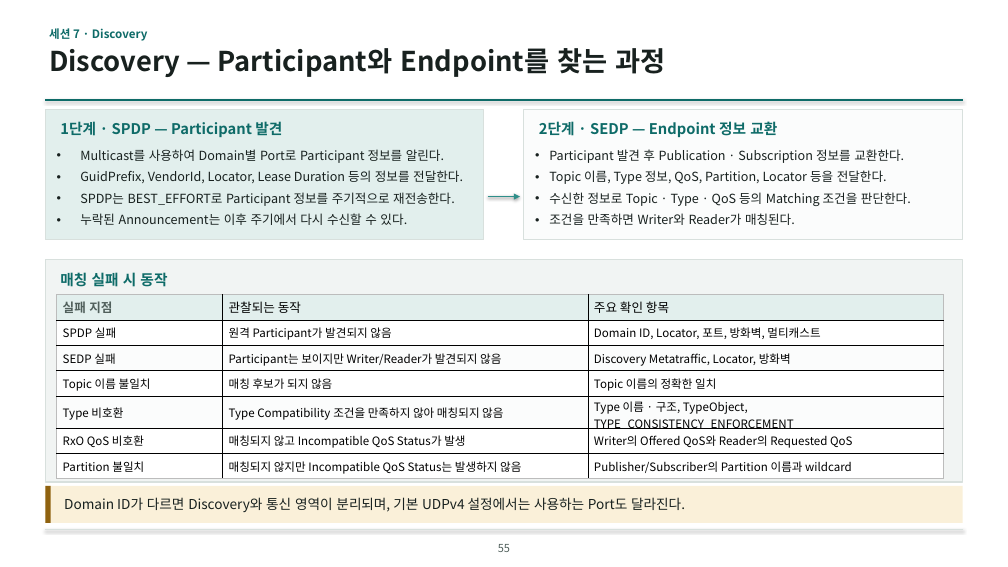
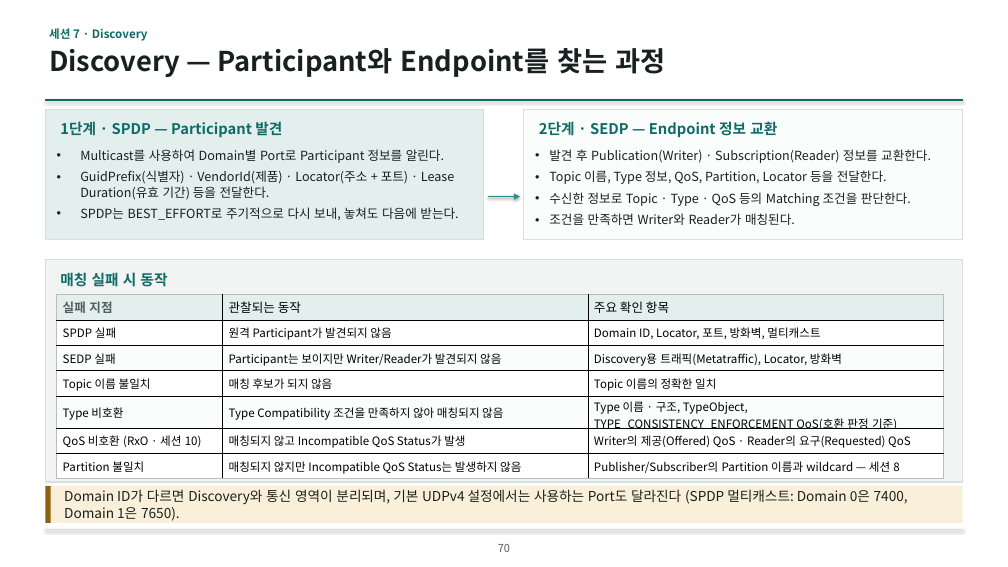
Before and after one commit to IntellectusCorp/int2DDS-lecture, a slide deck: slide 70 of int2dds-lecture-for-beginner.pptx (slide 55 before the commit). Drawn at 1008x567 pixels with LibreOffice and Linux fonts; fonts in the diff are those of the drawing; background and template pictures are left out. Boxes give left, top, right and bottom in pixels: in the first picture for what was removed or moved away, otherwise in the second. Text is boxed around its words. In the diff, an @@ line names an element or a change of style, - is before the commit and + after.

```diff
--- a/int2dds-lecture-for-beginner.pptx
+++ b/int2dds-lecture-for-beginner.pptx
@@ text at (549, 149, 931, 163): text changed @@
-• Participant 발견 후 Publication · Subscription 정보를 교환한다.
+• 발견 후 Publication(Writer) · Subscription(Reader) 정보를 교환한다.
@@ text at (80, 170, 458, 220): text changed @@
-• GuidPrefix, VendorId, Locator, Lease Duration 등의 정보를 전달한다.
-• SPDP는 BEST_EFFORT로 Participant 정보를 주기적으로 재전송한다.
-• 누락된 Announcement는 이후 주기에서 다시 수신할 수 있다.
+• GuidPrefix(식별자) · VendorId(제품) · Locator(주소 + 포트) · Lease Duration(유효 기간) 등을 전달한다.
+• SPDP는 BEST_EFFORT로 주기적으로 다시 보내, 놓쳐도 다음에 받는다.
@@ table at (57, 295, 944, 479) @@
-row 3, column 3: Discovery Metatraffic, Locator, 방화벽
+row 3, column 3: Discovery용 트래픽(Metatraffic), Locator, 방화벽
-row 5, column 3: Type 이름 · 구조, TypeObject, TYPE_CONSISTENCY_ENFORCEMENT
+row 5, column 3: Type 이름 · 구조, TypeObject, TYPE_CONSISTENCY_ENFORCEMENT QoS(호환 판정 기준)
-row 6, column 1: RxO QoS 비호환
+row 6, column 1: QoS 비호환 (RxO · 세션 10)
-row 6, column 3: Writer의 Offered QoS와 Reader의 Requested QoS
+row 6, column 3: Writer의 제공(Offered) QoS · Reader의 요구(Requested) QoS
-row 7, column 3: Publisher/Subscriber의 Partition 이름과 wildcard
+row 7, column 3: Publisher/Subscriber의 Partition 이름과 wildcard — 세션 8
@@ text at (64, 489, 908, 521): text changed @@
-Domain ID가 다르면 Discovery와 통신 영역이 분리되며, 기본 UDPv4 설정에서는 사용하는 Port도 달라진다.
+Domain ID가 다르면 Discovery와 통신 영역이 분리되며, 기본 UDPv4 설정에서는 사용하는 Port도 달라진다 (SPDP 멀티캐스트: Domain 0은 7400, Domain 1은 7650).
@@ page number at (498, 544, 510, 552): text changed @@
-55
+70
```
Also in this commit, not shown: 66 other slides changed, 25 slides added, 4 slides removed.
